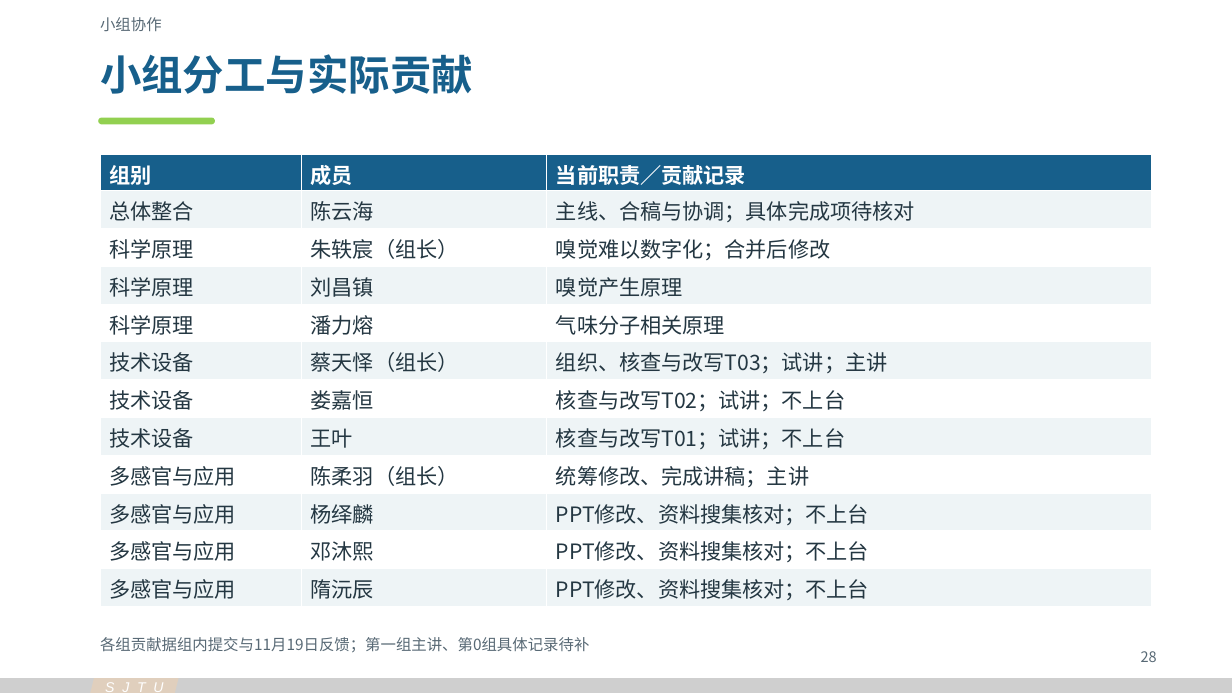
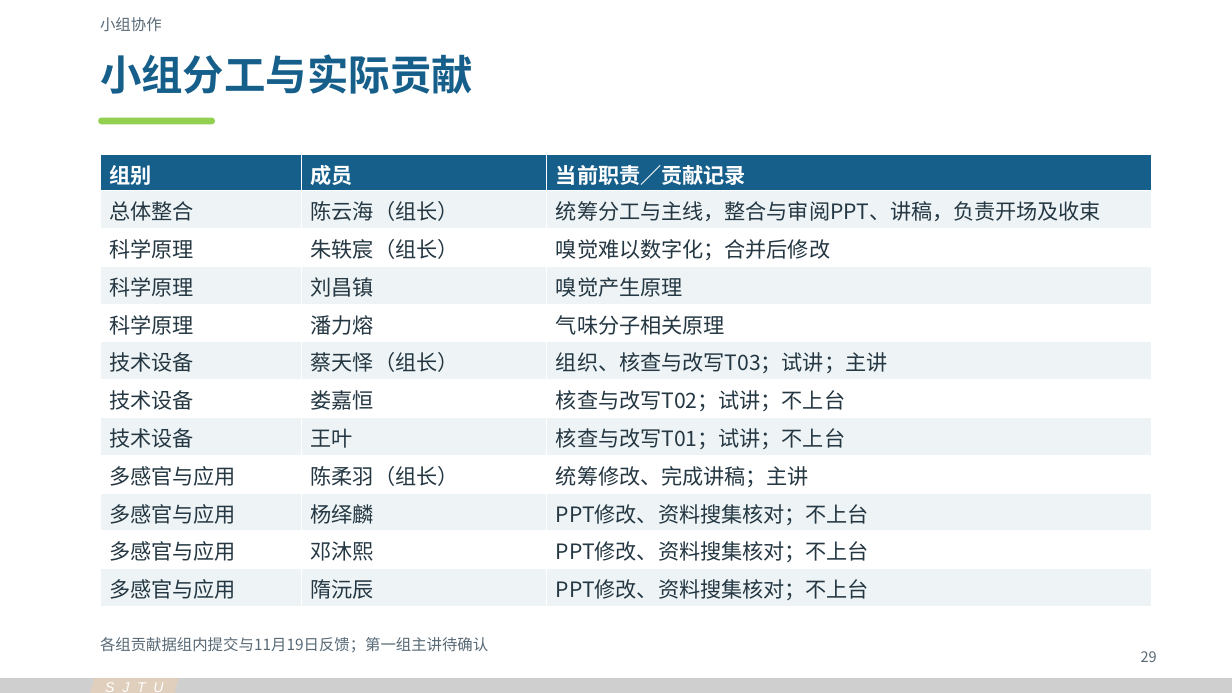
Before and after one commit to Cyh29hao/sjtu-olfaction-vr-2026, a slide deck: slide 29 of release/v3/olfaction-vr-v3.pptx (slide 28 before the commit). Drawn at 1232x693 pixels with LibreOffice and Linux fonts; fonts in the diff are those of the drawing. Boxes give left, top, right and bottom in pixels: in the first picture for what was removed or moved away, otherwise in the second. Text is boxed around its words. In the diff, an @@ line names an element or a change of style, - is before the commit and + after.

```diff
--- a/release/v3/olfaction-vr-v3.pptx
+++ b/release/v3/olfaction-vr-v3.pptx
@@ table at [100, 154, 1151, 607] @@
-row 2, column 2: 陈云海
+row 2, column 2: 陈云海（组长）
-row 2, column 3: 主线、合稿与协调；具体完成项待核对
+row 2, column 3: 统筹分工与主线，整合与审阅PPT、讲稿，负责开场及收束
@@ text at [100, 637, 488, 653]: text changed @@
-各组贡献据组内提交与11月19日反馈；第一组主讲、第0组具体记录待补
+各组贡献据组内提交与11月19日反馈；第一组主讲待确认
@@ text at [1141, 651, 1157, 662]: text changed @@
-28
+29
```
Also in this commit, not shown: 2 other slides changed, 1 slide added, 26 other files.
